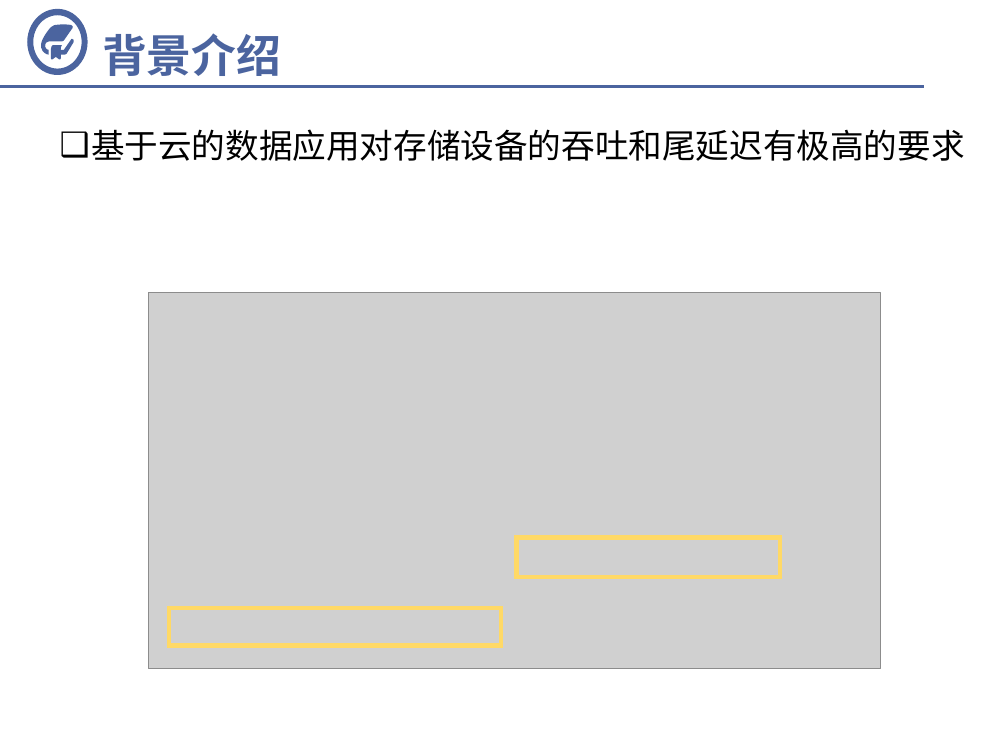
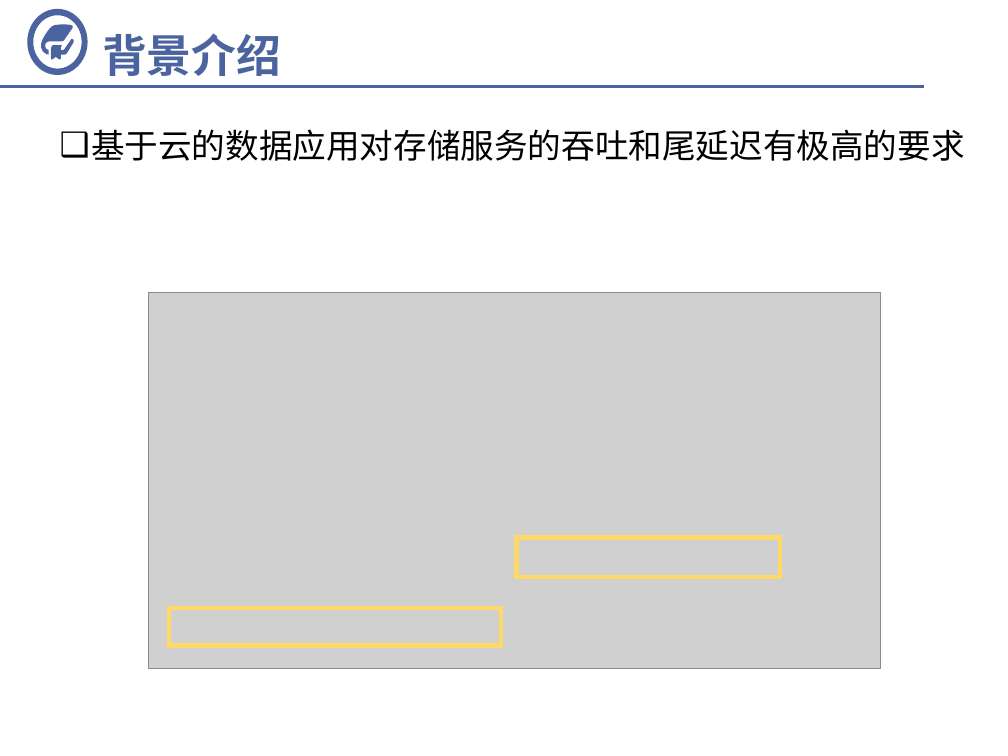
Before and after one commit to fandahao17/undergrad-thesis, a slide deck: slide 2 of 答辩.pptx. Drawn at 1008x756 pixels with LibreOffice and Linux fonts; fonts in the diff are those of the drawing; grey boxes stand for pictures; background and template pictures are left out. Boxes give left, top, right and bottom in pixels: in the first picture for what was removed or moved away, otherwise in the second. Text is boxed around its words. In the diff, an @@ line names an element or a change of style, - is before the commit and + after.

```diff
--- a/答辩.pptx
+++ b/答辩.pptx
@@ text at (x1=91, y1=129, x2=965, y2=161): text changed @@
-❑ 基于云的数据应用对存储设备的吞吐和尾延迟有极高的要求
+❑ 基于云的数据应用对存储服务的吞吐和尾延迟有极高的要求
```
Also in this commit, not shown: 9 other slides changed, 1 slide added, 4 slides removed.
